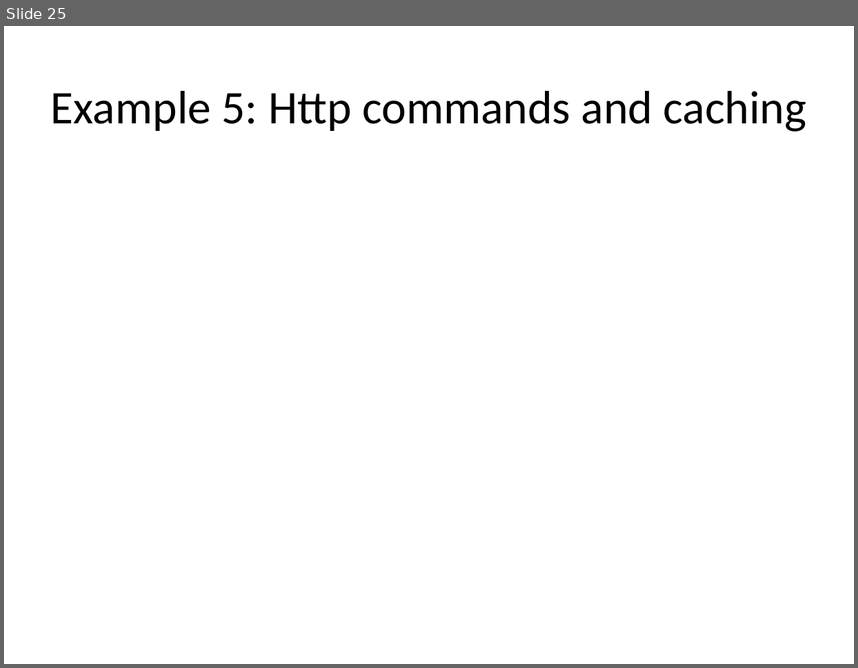
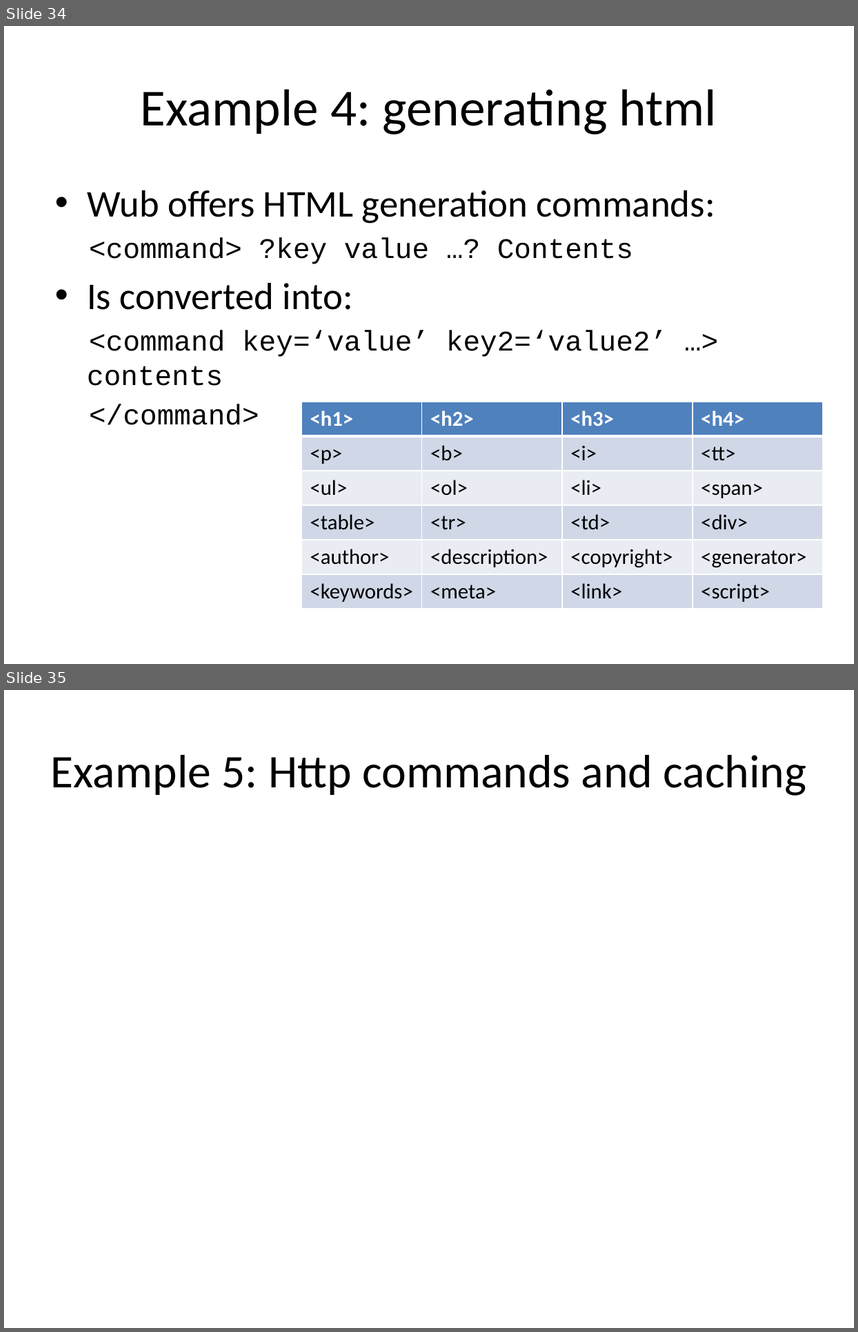
Before and after one commit to jdc8/wubwikit, a slide deck: wubexamples/Lets_Wub.pptx. Shown one above the other, each under a label of ours: slide 25 before the commit, slides 34 and 35 after it. The pictures are 858x668 and 858x1332 pixels, drawn with LibreOffice and Linux fonts; fonts in the diff are those of the drawing; background and template pictures are left out. Boxes give left, top, right and bottom in pixels: in the first picture for what was removed or moved away, otherwise in the second. Text is boxed around its words. In the diff, an @@ line names an element or a change of style, - is before the commit and + after.

```diff
--- a/wubexamples/Lets_Wub.pptx
+++ b/wubexamples/Lets_Wub.pptx
@@ slide 34 added at [4, 26, 854, 664], background #FFFFFF @@
@@ title added at [141, 89, 717, 134], 44 pt, text #000000 @@
+Example 4: generating html
@@ text added at [87, 190, 715, 425], 24 pt, text #000000 @@
+• Wub offers HTML generation commands:
+<command> ?key value …? Contents
+• Is converted into:
+<command key=‘value’ key2=‘value2’ …> contents
+</command>
@@ table added at [301, 402, 822, 608], 6 rows, 4 columns @@
+<h1> | <h2> | <h3> | <h4>
+<p> | <b> | <i> | <tt>
+<ul> | <ol> | <li> | <span>
+<table> | <tr> | <td> | <div>
+<author> | <description> | <copyright> | <generator>
+<keywords> | <meta> | <link> | <script>
@@ what was slide 25 is now slide 35 @@
```
Also in this commit, not shown: 6 slides changed, 9 other slides added.
